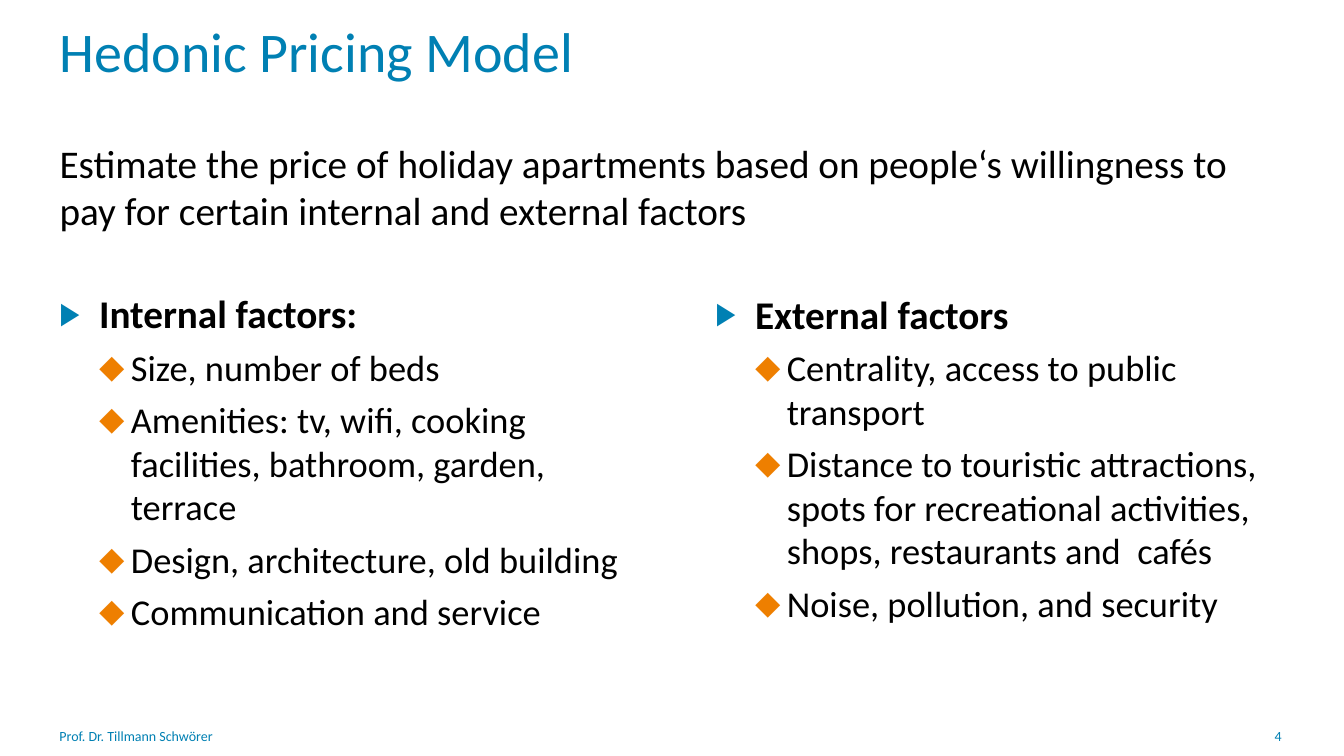
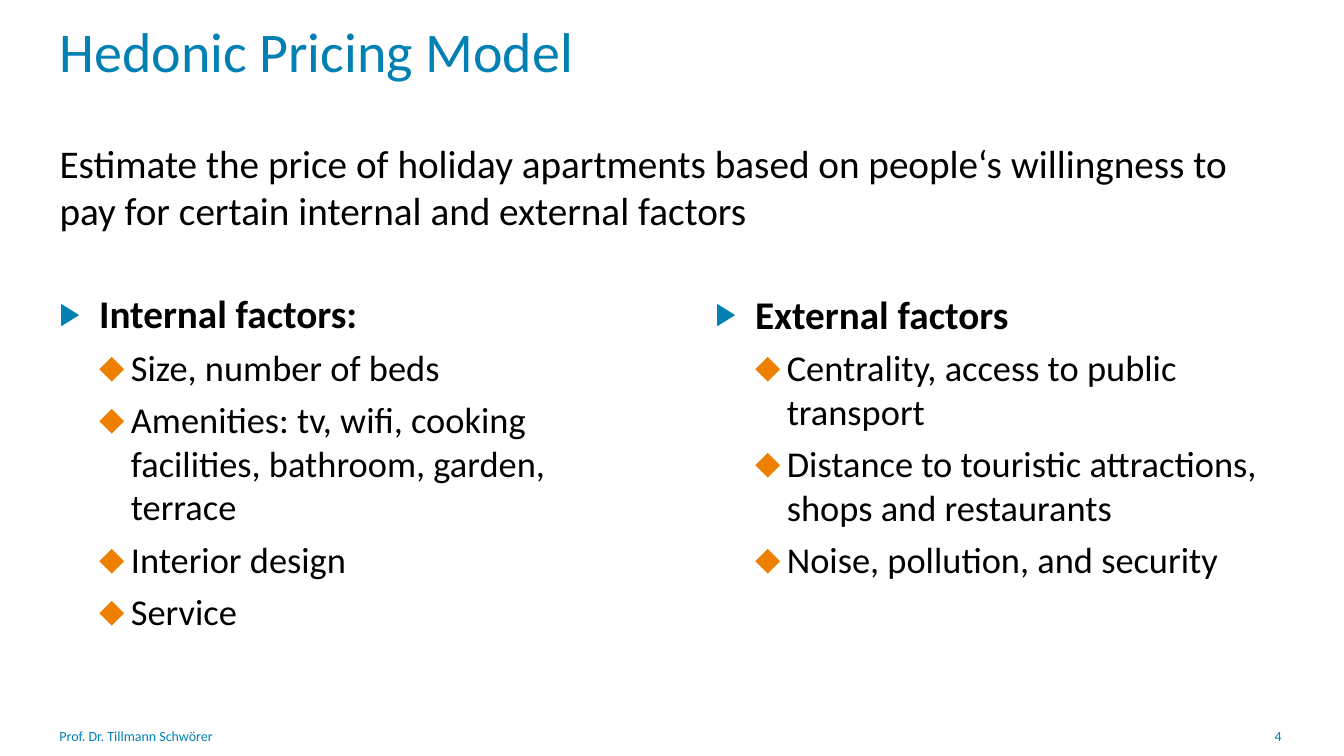
Before and after one commit to tillschwoerer/airbnb, a slide deck: slide 4 of slides/picking-holiday-flat.pptx. Drawn at 1344x756 pixels with LibreOffice and Linux fonts; fonts in the diff are those of the drawing; background and template pictures are left out. Boxes give left, top, right and bottom in pixels: in the first picture for what was removed or moved away, otherwise in the second. Text is boxed around its words. In the diff, an @@ line names an element or a change of style, - is before the commit and + after.

```diff
--- a/slides/picking-holiday-flat.pptx
+++ b/slides/picking-holiday-flat.pptx
@@ text at (787,452,1257,527): text changed @@
-  ⬥ Distance to touristic attractions, spots for recreational activities, shops, restaurants and cafés
+  ⬥ Distance to touristic attractions, shops and restaurants
@@ text at (131,547,346,626): text changed @@
-  ⬥ Design, architecture, old building
-  ⬥ Communication and service
+  ⬥ Interior design
+  ⬥ Service
```
Also in this commit, not shown: 6 other slides changed, 1 slide added.
